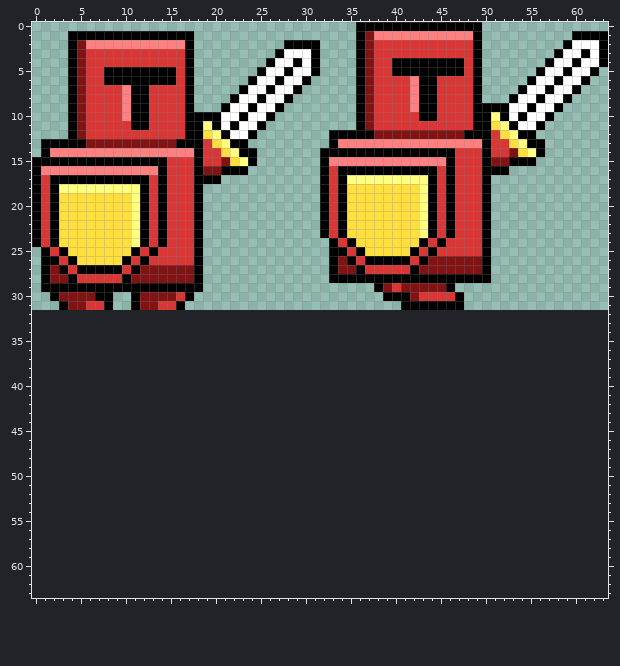
One commit to this pixel-art sprite: assets/img/strongenemy.png. This is how it looked before the edit.
The file is 64x32 pixels. The old version is drawn lined up with the new one, on the new canvas.
Now the later version:
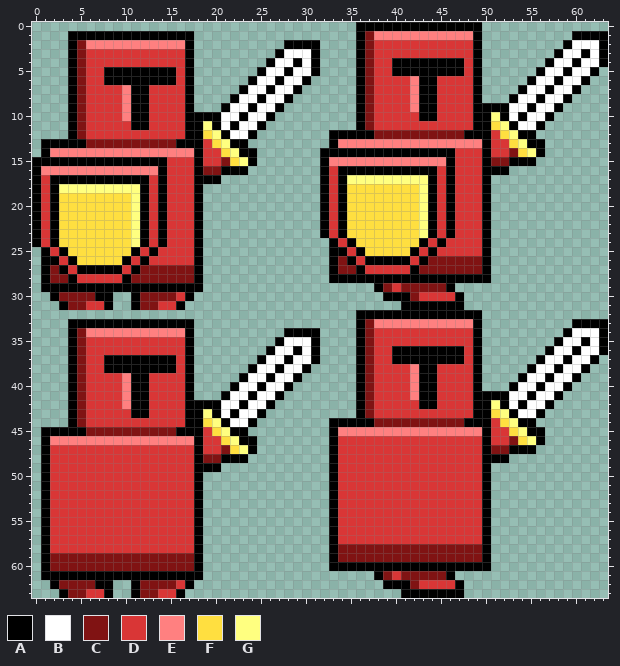
Palette (. is transparent): A #000000  B #ffffff  C #801313  D #d93636  E #ff8080  F #ffdf40  G #ffff80
The commit says: Make level2 easier
From old to new:
canvas 64x32 -> 64x64
y 32: x 36..49 .............. -> AAAAAAAAAAAAAA
y 33: x 4..17 .............. -> AAAAAAAAAAAAAA; x 36..49 .............. -> ACEEEEEEEEEEEA; x 60..63 .... -> AAAA
y 34: x 4..17 .............. -> ACEEEEEEEEEEEA; x 28..31 .... -> AAAA; x 36..49 .............. -> ACDDDDDDDDDDDA; x 59..63 ..... -> ABBBA
y 35: x 4..17 .............. -> ACDDDDDDDDDDDA; x 27..31 ..... -> ABBBA; x 36..49 .............. -> ACDDDDDDDDDDDA; x 58..63 ...... -> ABBABA
y 36: x 4..17 .............. -> ACDDDDDDDDDDDA; x 26..31 ...... -> ABBABA; x 36..49 .............. -> ACDDAAAAAAAADA; x 57..63 ....... -> ABBABBA
y 37: x 4..17 .............. -> ACDDAAAAAAAADA; x 25..31 ....... -> ABBABBA; x 36..49 .............. -> ACDDAAAAAAAADA; x 56..62 ....... -> ABBABBA
y 38: x 4..17 .............. -> ACDDAAAAAAAADA; x 24..30 ....... -> ABBABBA; x 36..49 .............. -> ACDDDDEAADDDDA; x 55..61 ....... -> ABBABBA
y 39: x 4..17 .............. -> ACDDDDEAADDDDA; x 23..29 ....... -> ABBABBA; x 36..49 .............. -> ACDDDDEAADDDDA; x 54..60 ....... -> ABBABBA
y 40: x 4..17 .............. -> ACDDDDEAADDDDA; x 22..28 ....... -> ABBABBA; x 36..49 .............. -> ACDDDDEAADDDDA; x 53..59 ....... -> ABBABBA
y 41: x 4..17 .............. -> ACDDDDEAADDDDA; x 21..27 ....... -> ABBABBA; x 36..58 ....................... -> ACDDDDEAADDDDAAAABBABBA
y 42: x 4..26 ....................... -> ACDDDDEAADDDDAAAABBABBA; x 36..57 ...................... -> ACDDDDDAADDDDAAGABABBA
y 43: x 4..25 ...................... -> ACDDDDDAADDDDAAGABABBA; x 36..56 ..................... -> ACDDDDDDDDDDDAAFGABBA
y 44: x 4..24 ..................... -> ACDDDDDDDDDDDAAFGABBA; x 33..55 ....................... -> AAAAACCCCCCCCCCAAADFGAA
y 45: x 1..23 ....................... -> AAAAACCCCCCCCCCAAADFGAA; x 33..56 ........................ -> AEEEEEEEEEEEEEEEEADDFGAA
y 46: x 1..24 ........................ -> AEEEEEEEEEEEEEEEEADDFGAA; x 33..56 ........................ -> ADDDDDDDDDDDDDDDDADDCFGA
y 47: x 1..24 ........................ -> ADDDDDDDDDDDDDDDDADDCFGA; x 33..55 ....................... -> ADDDDDDDDDDDDDDDDACCAAA
y 48: x 1..23 ....................... -> ADDDDDDDDDDDDDDDDACCAAA; x 33..52 .................... -> ADDDDDDDDDDDDDDDDAAA
y 49: x 1..20 .................... -> ADDDDDDDDDDDDDDDDAAA; x 33..50 .................. -> ADDDDDDDDDDDDDDDDA
y 50..57: x 1..18 .................. -> ADDDDDDDDDDDDDDDDA; x 33..50 .................. -> ADDDDDDDDDDDDDDDDA
y 58: x 1..18 .................. -> ADDDDDDDDDDDDDDDDA; x 33..50 .................. -> ACCCCCCCCCCCCCCCCA
y 59: x 1..18 .................. -> ACCCCCCCCCCCCCCCCA; x 33..50 .................. -> ACCCCCCCCCCCCCCCCA
y 60: x 1..18 .................. -> ACCCCCCCCCCCCCCCCA; x 33..50 .................. -> AAAAAAAAAAAAAAAAAA
y 61: x 1..18 .................. -> AAAAAAAAAAAAAAAAAA; x 38..46 ......... -> ACDCCCCCA
y 62: x 2..8 ....... -> ACCCCAA; x 11..17 ....... -> ACCCCDA; x 39..47 ......... -> AAACDDDDA
y 63: x 3..8 ...... -> ACCDDA; x 11..16 ...... -> ACCDDA; x 41..47 ....... -> AAAAAAA
Boxes around the changes in both pictures, in picture pixels (x1, y1, x2, y2):
added: (329, 310, 608, 598)
added: (41, 319, 320, 598)
